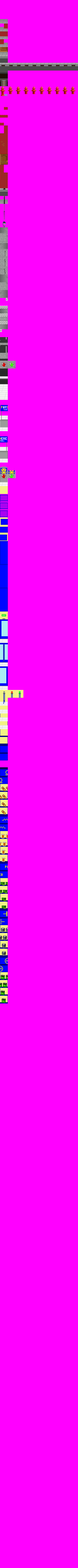
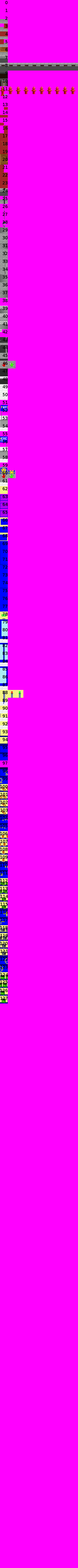
Revision of a layered w=78, h=1568 image; what changed, layer by layer:
added layer "numbers" above "wall2" over [0,0,9,1000]
